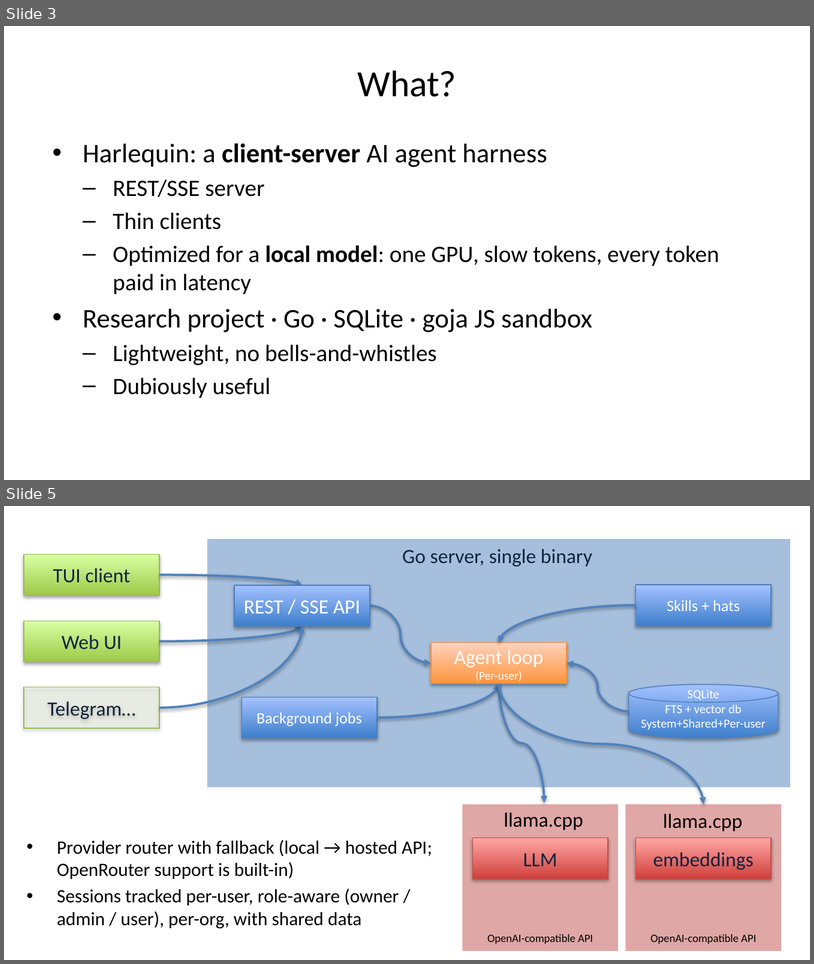
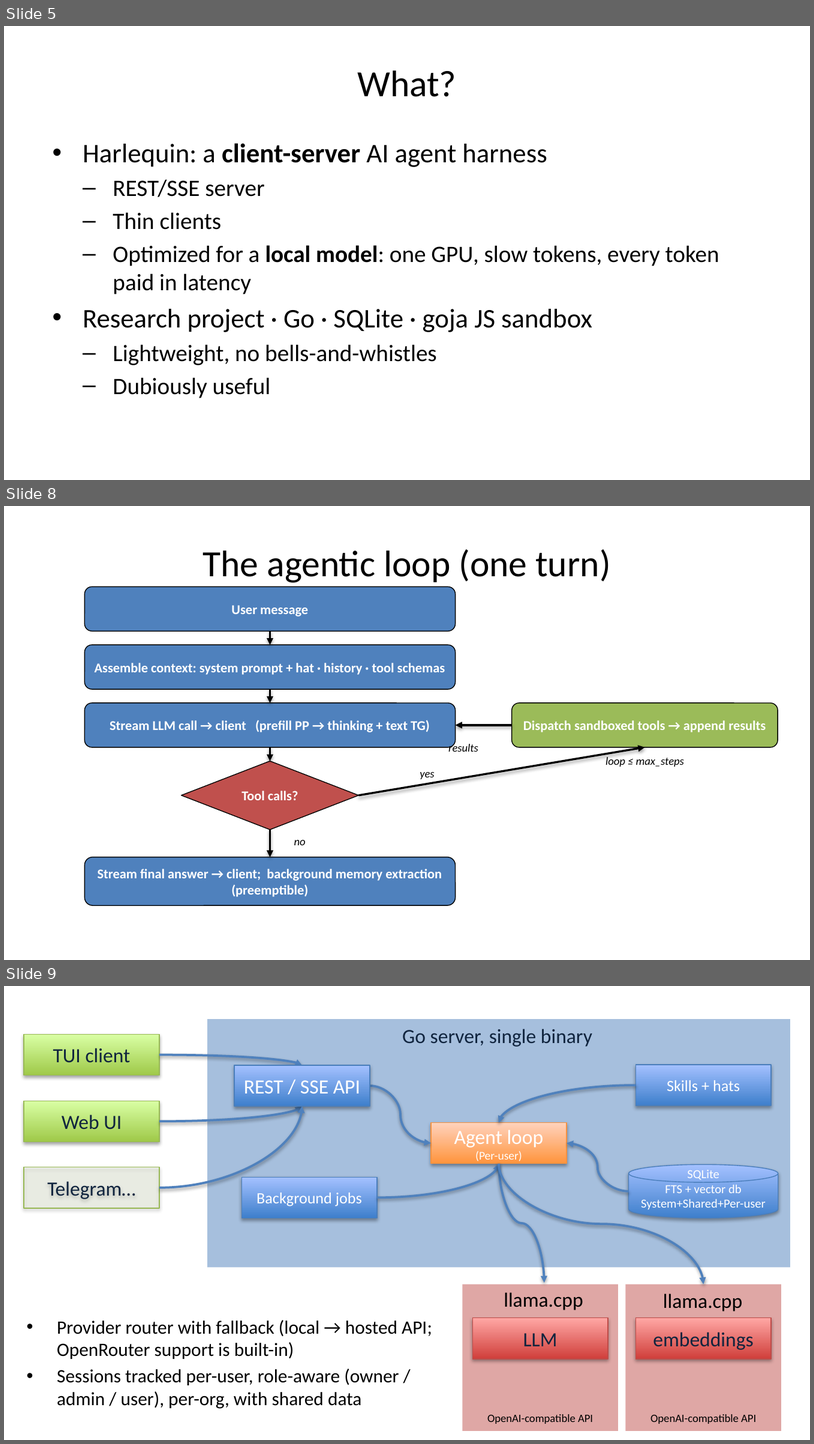
Before and after one commit to ivoras/harlequin, a slide deck: docs/croai2026/slides-pptx.pptx. Shown one above the other, each under a label of ours: slides 3 and 5 before the commit, slides 5, 8 and 9 after it; the slides between them are not shown. The pictures are 814x964 and 814x1444 pixels, drawn with LibreOffice and Linux fonts; fonts in the diff are those of the drawing. Boxes give left, top, right and bottom in pixels: in the first picture for what was removed or moved away, otherwise in the second. Text is boxed around its words. In the diff, an @@ line names an element or a change of style, - is before the commit and + after.

```diff
--- a/docs/croai2026/slides-pptx.pptx
+++ b/docs/croai2026/slides-pptx.pptx
@@ slide 8 added at [4, 506, 810, 960], background #FFFFFF @@
@@ title added at [203, 549, 611, 583], 33 pt, text #000000 @@
+The agentic loop (one turn)
@@ rounded rectangle added at [84, 586, 456, 631], fill #4F81BD, outline #000000 0.75 pt, 12 pt, text #FFFFFF, bold @@
+User message
@@ arrow added from (270, 631) to (270, 645), #000000 1.75 pt @@
@@ rounded rectangle added at [84, 645, 456, 689], fill #4F81BD, outline #000000 0.75 pt, 12 pt, text #FFFFFF, bold @@
+Assemble context: system prompt + hat · history · tool schemas
@@ rounded rectangle added at [84, 703, 456, 747], fill #4F81BD, outline #000000 0.75 pt, 12 pt, text #FFFFFF, bold @@
+Stream LLM call → client (prefill PP → thinking + text TG)
@@ arrow added from (270, 689) to (270, 703), #000000 1.75 pt @@
@@ rounded rectangle added at [512, 703, 778, 747], fill #9BBB59, outline #000000 0.75 pt, 12 pt, text #FFFFFF, bold @@
+Dispatch sandboxed tools → append results
@@ arrow added from (512, 724) to (456, 724), #000000 1.75 pt @@
@@ arrow added from (270, 747) to (270, 761), #000000 1.75 pt @@
@@ arrow added from (359, 795) to (645, 747), #000000 1.75 pt @@
@@ text added at [449, 742, 479, 751], 10 pt, text #000000, italic @@
+results
@@ text added at [606, 757, 684, 766], 10 pt, text #000000, italic @@
+loop ≤ max_steps
@@ diamond added at [182, 761, 359, 829], fill #C0504D, outline #000000 0.75 pt, 12 pt, text #FFFFFF, bold @@
+Tool calls?
@@ text added at [420, 772, 434, 779], 10 pt, text #000000, italic @@
+yes
@@ arrow added from (270, 829) to (270, 857), #000000 1.75 pt @@
@@ text added at [294, 840, 306, 845], 10 pt, text #000000, italic @@
+no
@@ rounded rectangle added at [84, 857, 456, 905], fill #4F81BD, outline #000000 0.75 pt, 12 pt, text #FFFFFF, bold @@
+Stream final answer → client; background memory extraction (preemptible)
@@ what was slide 3 is now slide 5 @@
@@ what was slide 5 is now slide 9 @@
```
Also in this commit, not shown: 1 slide changed, 8 other slides added, 1 slide removed, 1 other file.
